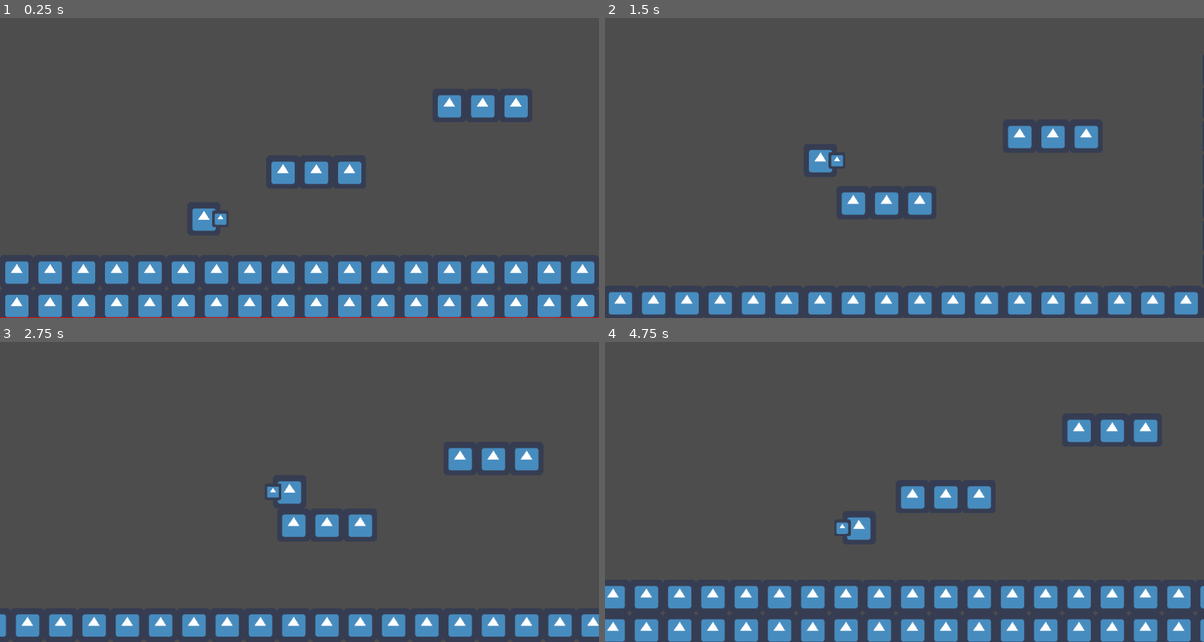
Above: before the commit, frames 1-4 (two rows, left to right).
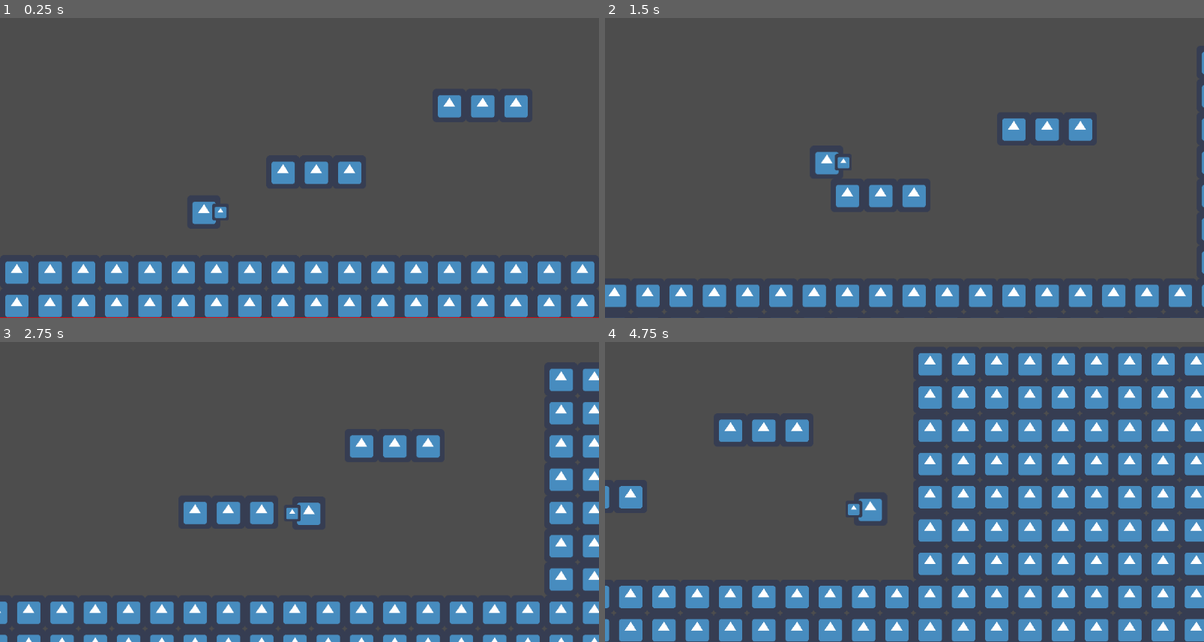
Above: after the commit, the same moments.

Repository: Gatlink/GodotPlugin
Game: Godot game, scene res://Platformer2DController/platformer2D_controller_test.tscn
Same seed, same stepped clock (60 frames per second), same inputs: the game is played once before the commit and once after it. The project has no main scene, so this scene is started directly. The engine's default icon, where the game draws it, is replaced by a stand-in: a white triangle on a blue panel in a dark square.
Inputs:
- Up to frame 1 (0.25 s): no input
- Up to frame 2 (1.5 s): hold Space (jump) 0.53-1.28 s; hold D (right) from 0.53 s (still down); tap Space (jump) at 1.35 s
- Up to frame 3 (2.75 s): tap Space (jump) at 1.52, 1.82 s; release D (right) at 2.03 s; hold A (left) from 2.03 s (still down); hold Space (jump) from 2.03 s (still down)
- Up to frame 4 (4.75 s): release A (left) at 2.78 s; release Space (jump) at 2.78 s; hold D (right) 2.78-4.28 s; tap Space (jump) at 2.85, 3.02, 3.32, 4.35, 4.52 s; hold Space (jump) 3.53-4.28 s; hold A (left) from 4.28 s (still down)

The runs differ from the first frame. In frame 1, 0.3% of the frame differs, in the area x 32-38%, y 61-71%; in frame 2, 9.3%; in frame 3, 15%; in frame 4, 30%, in the area x 0-100%, y 3-100%.

Commit message:
Better jump

Diff:
--- a/Platformer2DController/States/air.gd
+++ b/Platformer2DController/States/air.gd
@@ -1,33 +1,64 @@
 class_name PlayerAir
 extends PlayerMove
 
+@export_category("Falling")
 
 ## Max speed while falling, in pixel / s
 @export var terminal_speed: float = 512.0
 
-## Time to reach terminal velocity, in seconds
-@export var gravity: float = 1.0
+## Time to reach terminal speed from a speed of 0, in pixels / seconds^2
+@export var fall_gravity: float = 512.0
+
+@export_category("Jumping")
+
+## Maximum height of the jump, in pixels
+@export var jump_max_height: float = 192.0
+
+## Gravity while jumping
+@export var jump_gravity: float = 512.0
+
+## Applied to gravity if the jump button is released early
+@export var jump_cutoff: float = 2.0
 
 ## Time after falling during which the player can jump, in seconds
 @export var coyotee_time: float = 0.2
 
 
 var coyotee_timer: float
+var was_cutoff: bool
+
+
+func init_jump() -> void:
+	player.velocity.y = -sqrt(jump_max_height * 2.0 * jump_gravity)
+	coyotee_timer = 0.0
+	was_cutoff = false
 
 
 func enter(params: Dictionary = {}) -> void:
 	super(params)
-	coyotee_timer = coyotee_time if params.has("has_coyotee_time") else 0.0
+	if params.has("jump"):
+		init_jump()
+	else:
+		coyotee_timer = coyotee_time
 
 
 func physics_update(delta: float) -> void:
 	super(delta)
-	player.velocity.y = min(player.velocity.y + delta * terminal_speed / gravity, terminal_speed)
+
+	var is_jumping := player.velocity.y < 0.0
+	if is_jumping and not was_cutoff and not PlayerInputs.is_jumping:
+		was_cutoff = true
+
+	var gravity := jump_gravity if is_jumping else fall_gravity
+	if was_cutoff:
+		gravity *= jump_cutoff
+
+	player.velocity.y = min(player.velocity.y + delta * gravity, terminal_speed)
 
 	if coyotee_timer > 0:
 		coyotee_timer -= delta
 		if PlayerInputs.jumped:
-			transition_to("Jump")
+			init_jump()
 
 	if player.is_on_floor():
 		transition_to("Stand")
--- a/Platformer2DController/States/jump.gd
+++ /dev/null
@@ -1,31 +0,0 @@
-class_name PlayerJump
-extends PlayerMove
-
-
-## Maximum height of the jump, in pixels
-@export var max_height: float = 128.0
-
-## Minimum time spent jumping, in seconds
-@export var min_time: float = 0
-
-## Max time the input can be pressed, in seconds
-@export var max_time: float = 0.5
-
-
-var timer: float
-
-
-func enter(params: Dictionary = {}) -> void:
-	super(params)
-
-	timer = 0
-
-
-func physics_update(delta: float) -> void:
-	super(delta)
-
-	timer += delta
-	player.velocity.y = -max_height / max_time
-
-	if not timer < min_time and (not PlayerInputs.is_jumping or timer >= max_time):
-		transition_to("Air")
--- a/Platformer2DController/States/move.gd
+++ b/Platformer2DController/States/move.gd
@@ -19,8 +19,8 @@
 @export var instant_turn: bool
 
 
-@onready var acceleration: float = max_speed / time_to_full_speed if time_to_full_speed > 0 else INF
-@onready var deceleration: float = max_speed / time_to_stop if time_to_stop > 0 else INF
+@onready var acceleration: float = max_speed / time_to_full_speed
+@onready var deceleration: float = max_speed / time_to_stop
 
 
 func physics_update(delta: float) -> void:
--- a/Platformer2DController/States/stand.gd
+++ b/Platformer2DController/States/stand.gd
@@ -6,6 +6,6 @@
 	super(delta)
 
 	if not player.is_on_floor():
-		transition_to("Air", { "has_coyotee_time": true })
+		transition_to("Air")
 	elif PlayerInputs.jumped:
-		transition_to("Jump")
+		transition_to("Air", { "jump": true })
--- a/Platformer2DController/player.tscn
+++ b/Platformer2DController/player.tscn
@@ -1,11 +1,10 @@
-[gd_scene load_steps=8 format=3 uid="uid://0tb8eo1dqu7v"]
+[gd_scene load_steps=7 format=3 uid="uid://0tb8eo1dqu7v"]
 
 [ext_resource type="Script" uid="uid://bhm7iy1p507pi" path="res://Platformer2DController/player.gd" id="1_jaiqg"]
 [ext_resource type="Script" uid="uid://bu0v0ptvj3yyk" path="res://StateMachine/StateMachine.gd" id="2_7cm2g"]
 [ext_resource type="Texture2D" uid="uid://c15xc0y0jqe52" path="res://icon.png" id="2_kumej"]
 [ext_resource type="Script" uid="uid://ul7lrvar6rn0" path="res://Platformer2DController/States/stand.gd" id="3_o8j5j"]
 [ext_resource type="Script" uid="uid://d0x2mo0kw7hhh" path="res://Platformer2DController/States/air.gd" id="4_560se"]
-[ext_resource type="Script" uid="uid://clijydx75l82s" path="res://Platformer2DController/States/jump.gd" id="5_078gm"]
 
 [sub_resource type="CircleShape2D" id="CircleShape2D_078gm"]
 radius = 32.0
@@ -25,13 +24,6 @@
 
 [node name="Air" type="Node" parent="StateMachine"]
 script = ExtResource("4_560se")
-gravity = 0.5
-max_speed = 64.0
-
-[node name="Jump" type="Node" parent="StateMachine"]
-script = ExtResource("5_078gm")
-max_height = 160.0
-metadata/_custom_type_script = "uid://clijydx75l82s"
 
 [node name="Graph" type="Node2D" parent="."]
 position = Vector2(0, -32)
Not shown, removed: Platformer2DController/States/jump.gd.uid
